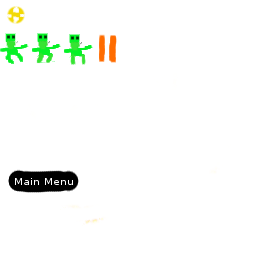
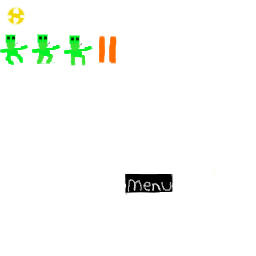
Layers edited between the first and the second w=256, h=256 image:
removed layer "Main Menu enu" over [16,178,73,185]
painted on "Background" over [0,6,217,226]
